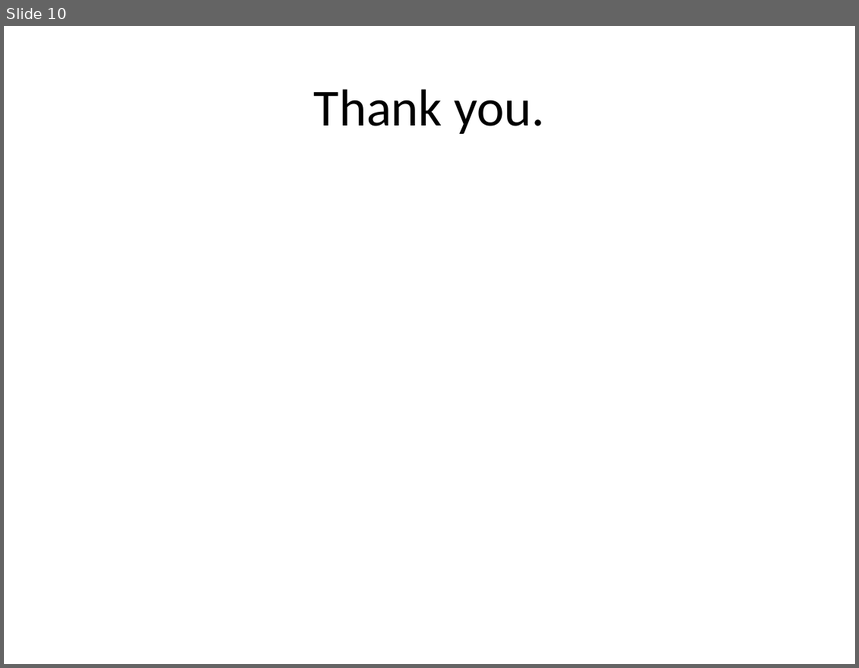
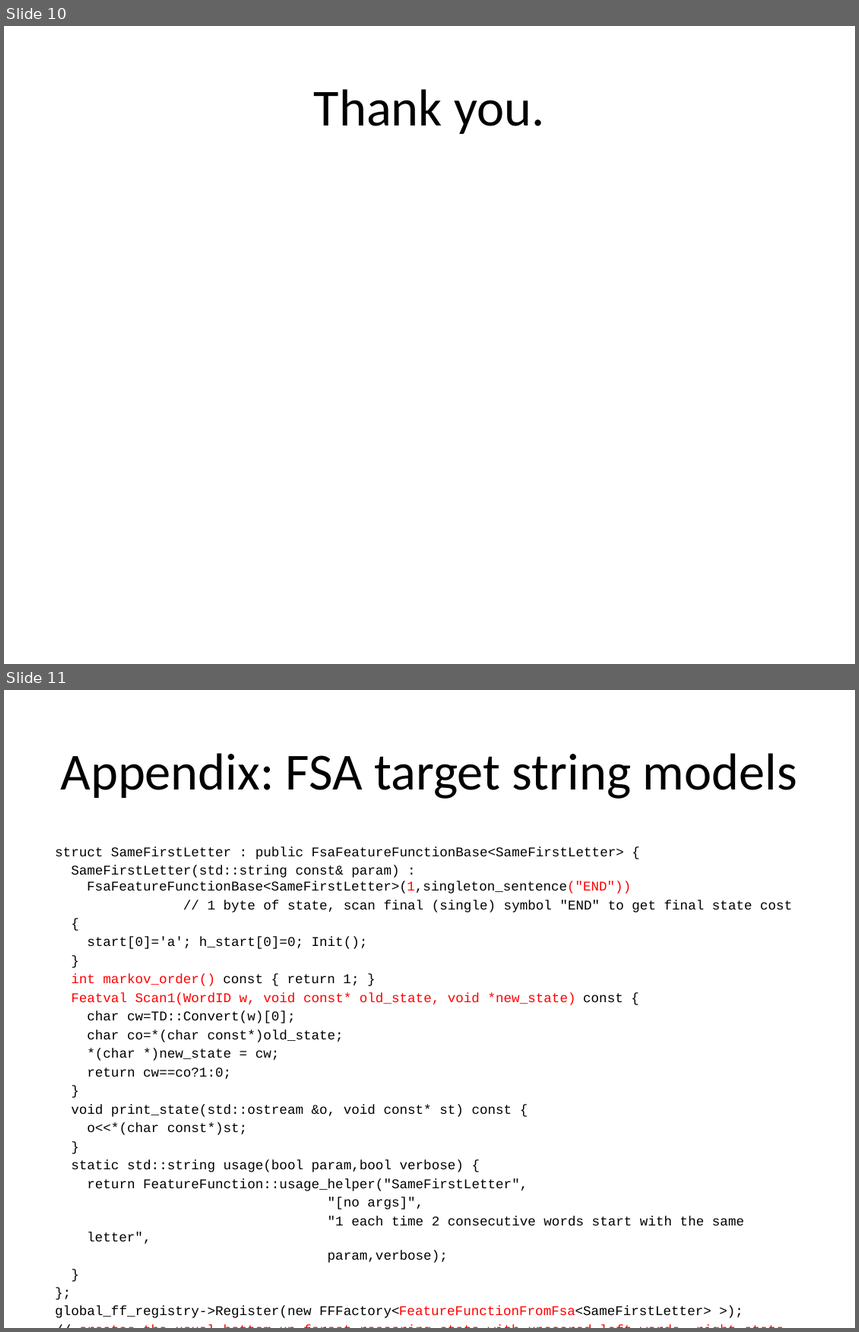
Before and after one commit to redpony/cdec, a slide deck: report/ws10-graehl.pptx. Shown one above the other, each under a label of ours: slide 10 before the commit, slides 10 and 11 after it. The pictures are 859x668 and 859x1332 pixels, drawn with LibreOffice and Linux fonts; fonts in the diff are those of the drawing. Boxes give left, top, right and bottom in pixels: in the first picture for what was removed or moved away, otherwise in the second. Text is boxed around its words. In the diff, an @@ line names an element or a change of style, - is before the commit and + after.

Commit message:
slides

```diff
--- a/report/ws10-graehl.pptx
+++ b/report/ws10-graehl.pptx
@@ slide 11 added at bbox=[4, 690, 855, 1328], background #FFFFFF @@
@@ title added at bbox=[61, 753, 797, 799], 44 pt, text #000000 @@
+Appendix: FSA target string models
@@ text added at bbox=[55, 847, 792, 1319], 11.2 pt, text #000000 @@
+struct SameFirstLetter : public FsaFeatureFunctionBase<SameFirstLetter> {
+SameFirstLetter(std::string const& param) : FsaFeatureFunctionBase<SameFirstLetter>(1,singleton_sentence("END"))
+// 1 byte of state, scan final (single) symbol "END" to get final state cost
+{
+start[0]='a'; h_start[0]=0; Init();
+}
+int markov_order() const { return 1; }
+Featval Scan1(WordID w, void const* old_state, void *new_state) const {
+char cw=TD::Convert(w)[0];
+char co=*(char const*)old_state;
+*(char *)new_state = cw;
+return cw==co?1:0;
+}
+void print_state(std::ostream &o, void const* st) const {
+o<<*(char const*)st;
+}
+static std::string usage(bool param,bool verbose) {
+return FeatureFunction::usage_helper("SameFirstLetter",
+"[no args]",
+"1 each time 2 consecutive words start with the same letter",
+param,verbose);
+}
+};
+global_ff_registry->Register(new FFFactory<FeatureFunctionFromFsa<SameFirstLetter> >);
+// creates the usual bottom-up forest rescoring state with unscored left words, right state from scored words.
```
Also in this commit, not shown: 2 other slides added, 1 other file.
